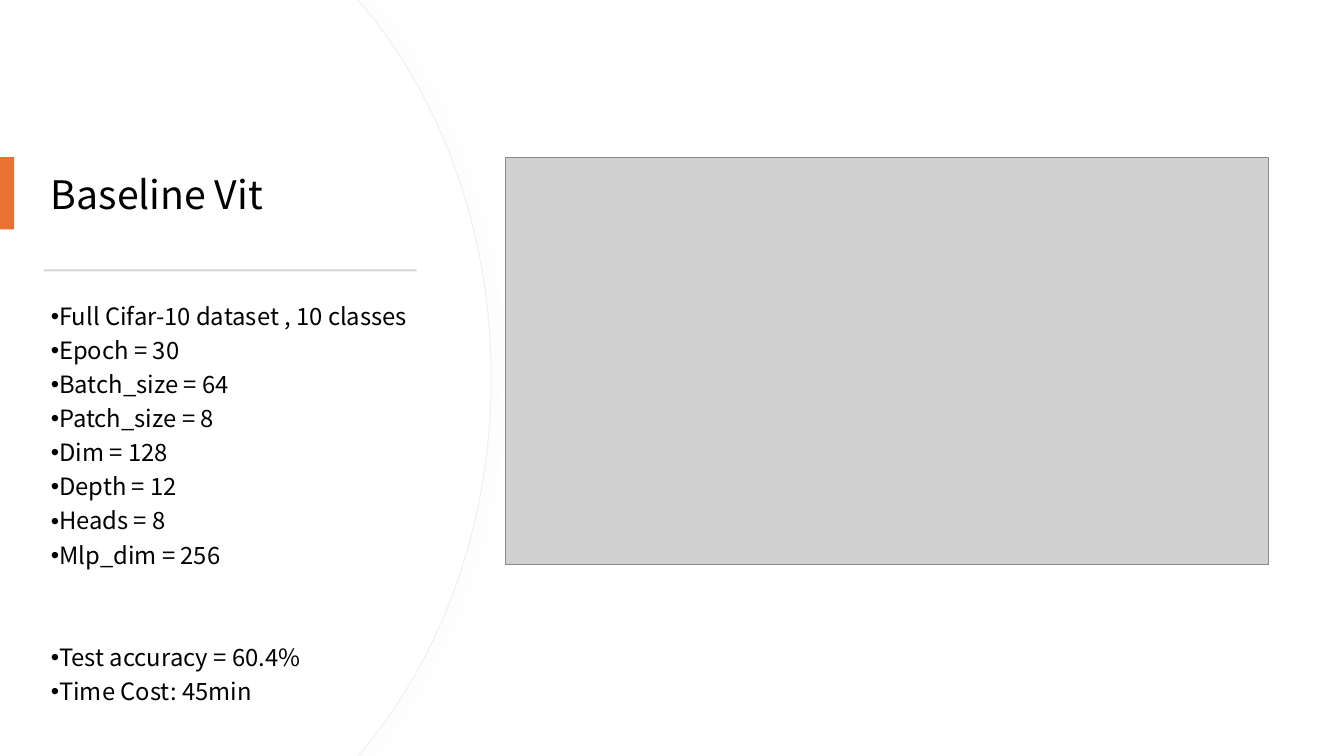
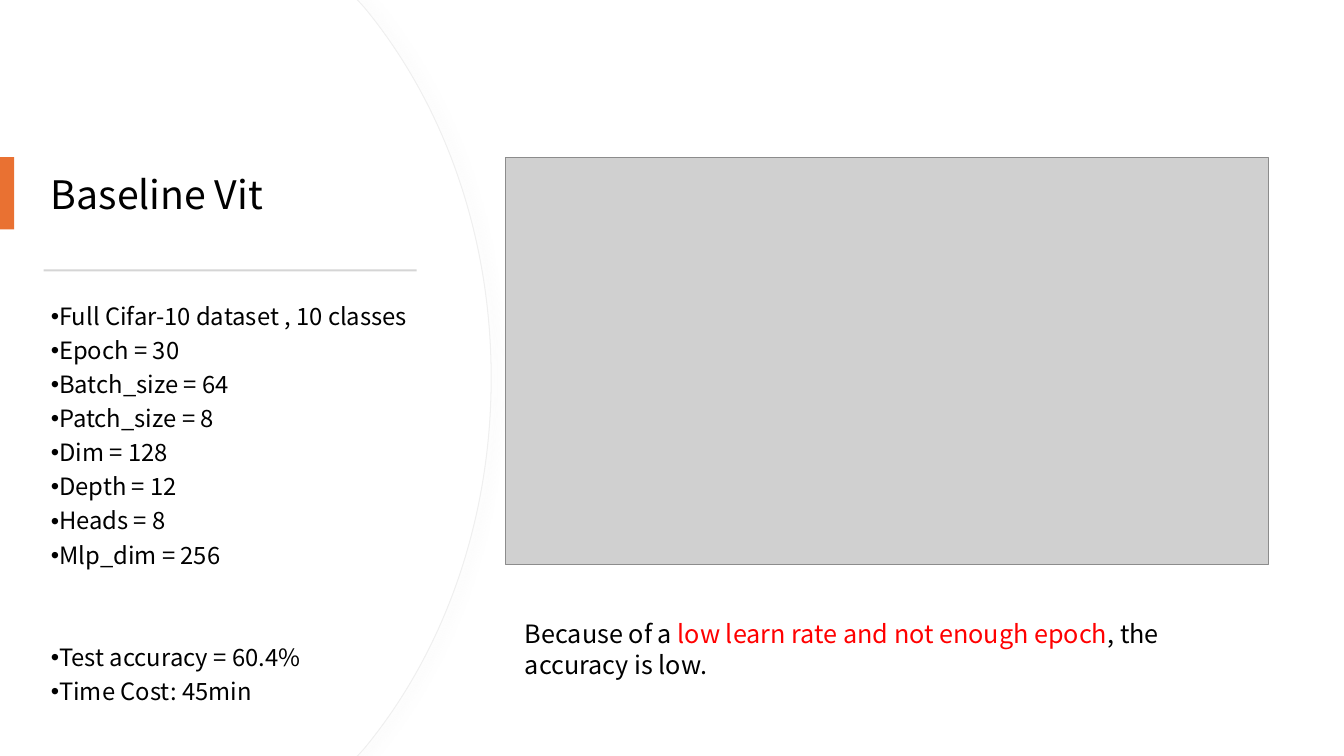
Before and after one commit to 410oldfish/Adv-CV, a slide deck: slide 9 of A1/Report/Vit.pptx. Drawn at 1344x756 pixels with LibreOffice and Linux fonts; fonts in the diff are those of the drawing; grey boxes stand for pictures. Boxes give left, top, right and bottom in pixels: in the first picture for what was removed or moved away, otherwise in the second. Text is boxed around its words. In the diff, an @@ line names an element or a change of style, - is before the commit and + after.

```diff
--- a/A1/Report/Vit.pptx
+++ b/A1/Report/Vit.pptx
@@ text added at (525, 622, 1159, 680), 18 pt, text #FF0000 @@
+Because of a low learn rate and not enough epoch, the accuracy is low.
```
Also in this commit, not shown: 6 other slides changed, 2 slides added.
